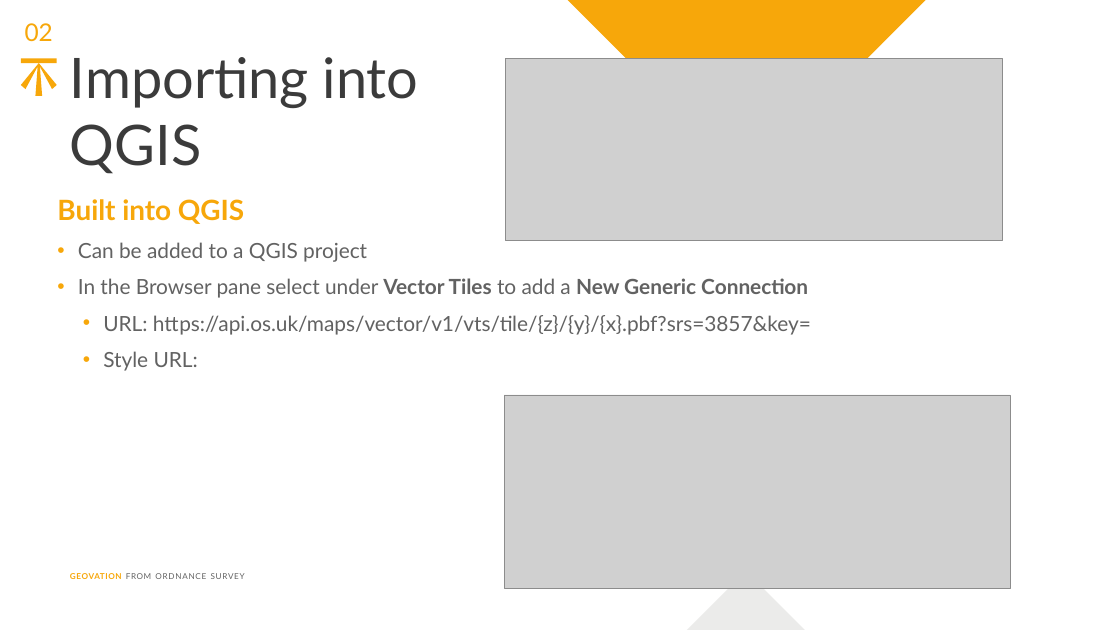
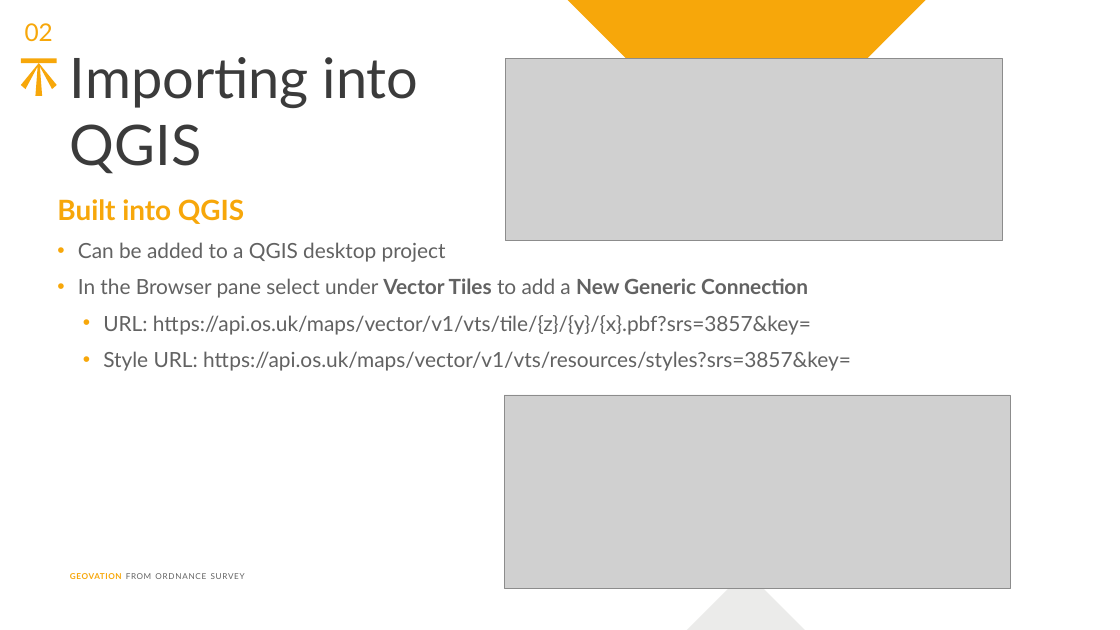
Before and after one commit to Geovation/hackathon-demos, a slide deck: slide 4 of VectorTiles.pptx (slide 3 before the commit). Drawn at 1120x630 pixels with LibreOffice and Linux fonts; fonts in the diff are those of the drawing; grey boxes stand for pictures. Boxes give left, top, right and bottom in pixels: in the first picture for what was removed or moved away, otherwise in the second. Text is boxed around its words. In the diff, an @@ line names an element or a change of style, - is before the commit and + after.

Commit message:
Updating presentations

```diff
--- a/VectorTiles.pptx
+++ b/VectorTiles.pptx
@@ text at bbox=[78, 242, 446, 262]: text changed @@
-• Can be added to a QGIS project
+• Can be added to a QGIS desktop project
@@ text at bbox=[103, 351, 851, 371]: text changed @@
-  • Style URL:
+  • Style URL: https://api.os.uk/maps/vector/v1/vts/resources/styles?srs=3857&key=
```
Also in this commit, not shown: 1 other slide changed, 1 slide added, 1 other file.
